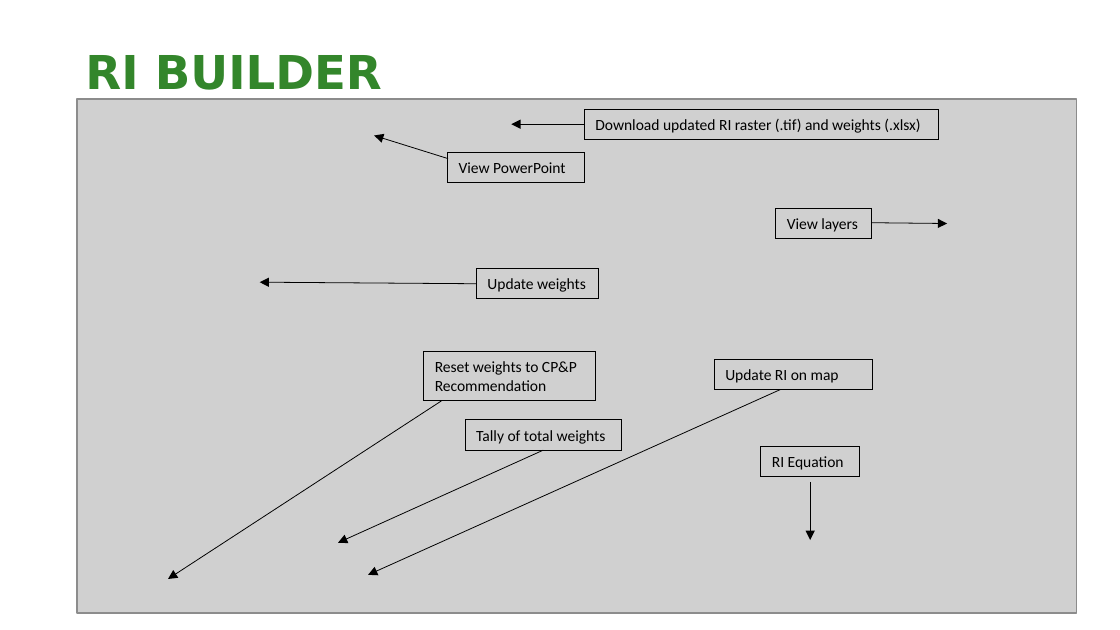
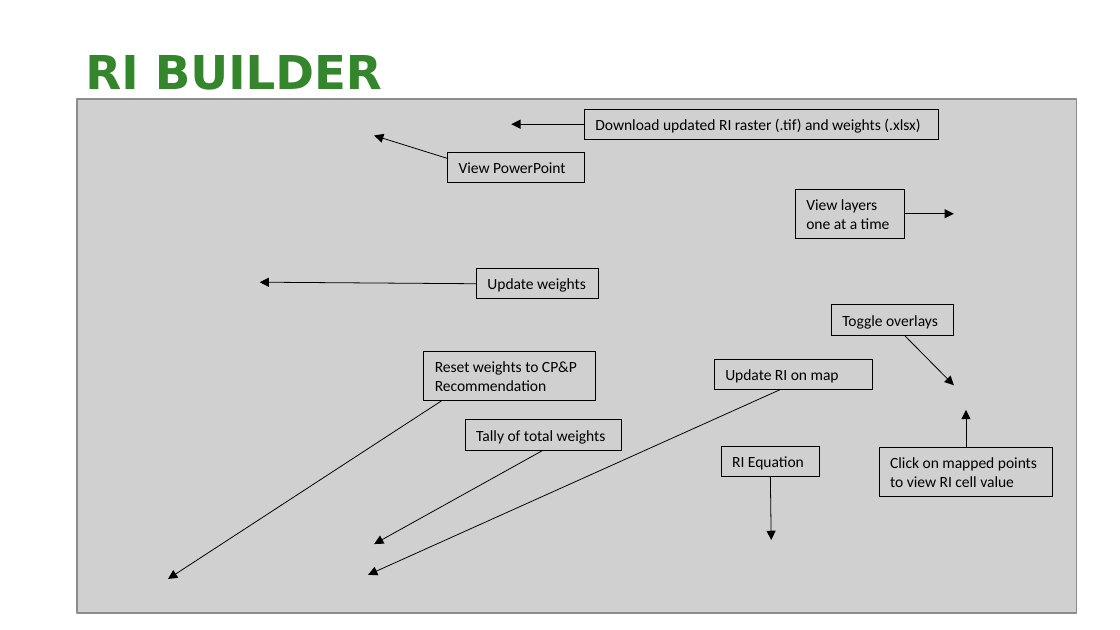
Before and after one commit to NCC-CNC/RI-proto, a slide deck: slide 8 of www/RI_GUIDE.pptx. Drawn at 1120x630 pixels with LibreOffice and Linux fonts; fonts in the diff are those of the drawing; grey boxes stand for pictures; background and template pictures are left out. Boxes give left, top, right and bottom in pixels: in the first picture for what was removed or moved away, otherwise in the second. Text is boxed around its words. In the diff, an @@ line names an element or a change of style, - is before the commit and + after.

```diff
--- a/www/RI_GUIDE.pptx
+++ b/www/RI_GUIDE.pptx
@@ rectangle "View layers one at a ..." resized from (x1=776, y1=208, x2=872, y2=239) to (x1=795, y1=189, x2=905, y2=239) @@
@@ text in rectangle at (x1=806, y1=199, x2=890, y2=229): text changed @@
-View layers
+View layers one at a time
@@ arrow moved from (871, 223) - (948, 224) to (905, 214) - (954, 214) @@
@@ rectangle added at (x1=831, y1=305, x2=953, y2=335), outline #000000 0.75 pt, 10 pt, text #000000 @@
+Toggle overlays
@@ arrow added from (905, 336) to (954, 385), #000000 0.5 pt @@
@@ arrow added from (967, 447) to (967, 410), #000000 0.5 pt @@
@@ rectangle "RI Equation" moved from (x1=760, y1=447, x2=859, y2=477) to (x1=721, y1=447, x2=820, y2=477) @@
@@ rectangle added at (x1=879, y1=448, x2=1053, y2=497), outline #000000 0.75 pt, 10 pt, text #000000 @@
+Click on mapped points to view RI cell value
@@ arrow moved from (543, 450) - (338, 543) to (543, 450) - (374, 544) @@
@@ arrow moved from (810, 482) - (810, 540) to (771, 477) - (772, 540) @@
```
Also in this commit, not shown: 1 other file.
